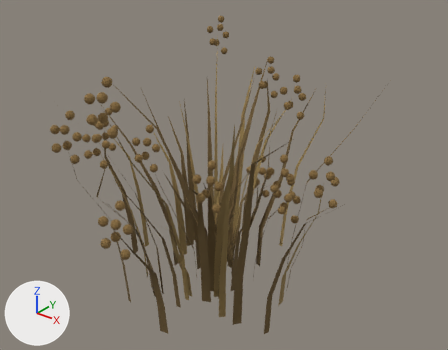
A saved change to the glTF model assets/models/detail_dry_grass.glb.
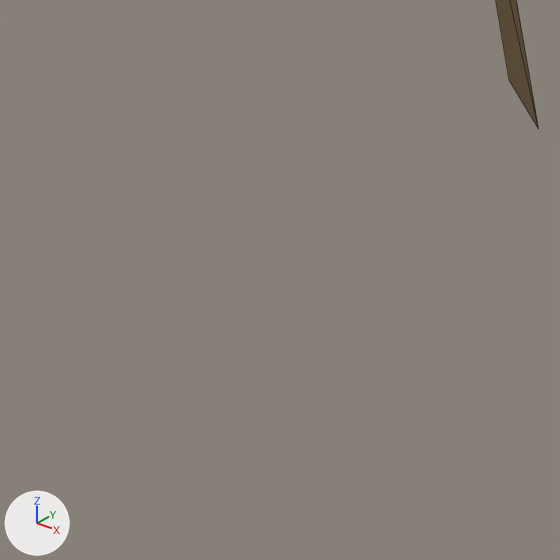
The first picture shows the older version from a 50 mm lens placed at (1.557, -1.872, 1.712), pointed at (0.067, -0.009, 0.557). The close-ups show the older and then the newer version on the part from 17% to 30% of the width and 83% to 100% of the height of that picture. Only the edits that show in the close-ups are written down. Arrows for +X, +Y and +Z are at lower left; the lights stay in place. The close-ups show mesh edges as thin lines. Where no turn or scale is listed for an object, it has been applied to the vertices.

Objects in the first close-up: 'CurvedGrassBlades'.
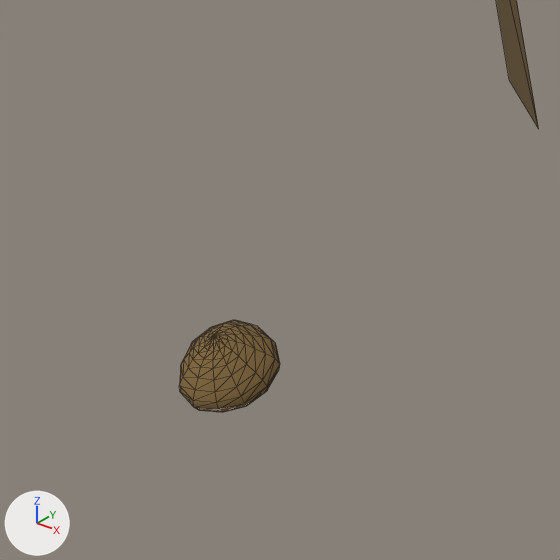
Where the change shows, as pixel boxes (x1, y1, x2, y2) in the close-ups (560 x 560 px):
'GrassSeed44_2', added (brown): after (179, 320, 280, 412)

The edits, one by one:
Mesh me_grassseed44_2mesh is new.
It has 204 vertices, 384 faces and spans x 0.2082..0.2441, y -0.885..-0.8507, z 0.3495..0.3843.
It uses material mat_seedpanicles (brown #84693c).
Object 'GrassSeed44_2' (ob_grassseed44_2) is new; it shows me_grassseed44_2mesh.
Its location is (0.0, 0.0, 0.0).
